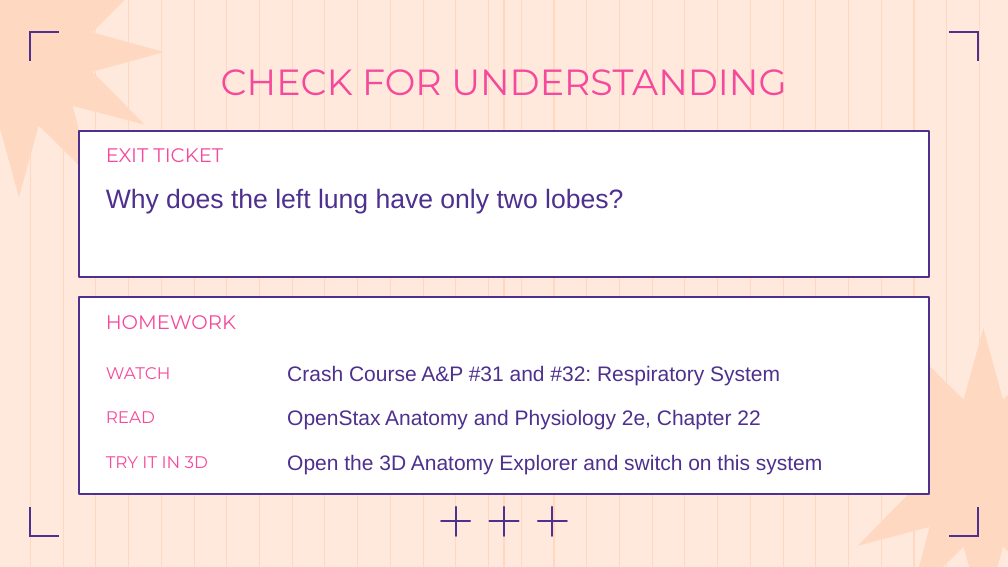
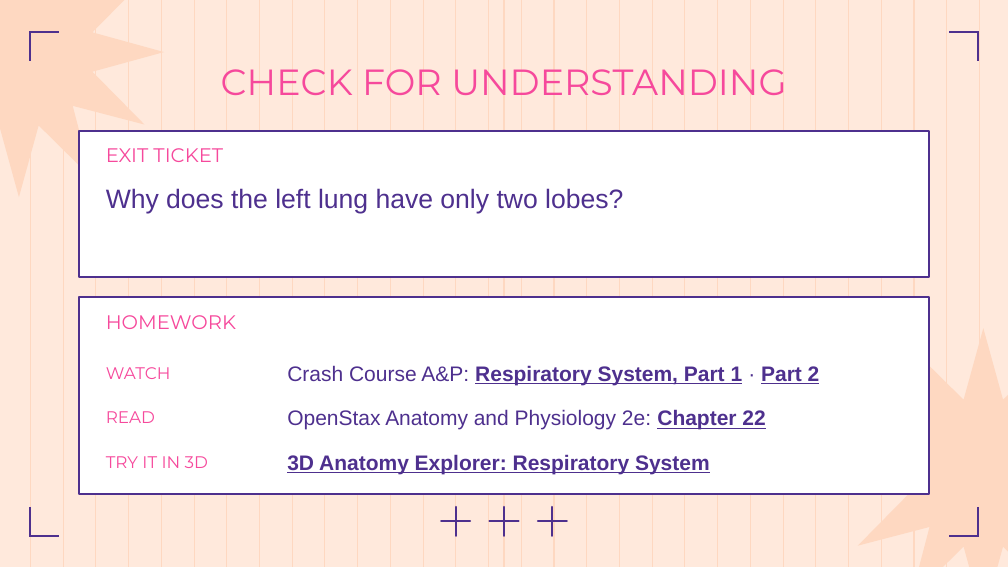
Before and after one commit to Ezkiel2004/Anthropotomy, a slide deck: slide 18 of docs/body-systems/respiratory-system.pptx (slide 17 before the commit). Drawn at 1008x567 pixels with LibreOffice and Linux fonts; fonts in the diff are those of the drawing. Boxes give left, top, right and bottom in pixels: in the first picture for what was removed or moved away, otherwise in the second. Text is boxed around its words. In the diff, an @@ line names an element or a change of style, - is before the commit and + after.

```diff
--- a/docs/body-systems/respiratory-system.pptx
+++ b/docs/body-systems/respiratory-system.pptx
@@ text at bbox=[287, 365, 820, 385]: text changed; bold on @@
-Crash Course A&P #31 and #32: Respiratory System
+Crash Course A&P: Respiratory System, Part 1 · Part 2
@@ text at bbox=[287, 409, 765, 430]: text changed @@
-OpenStax Anatomy and Physiology 2e, Chapter 22
+OpenStax Anatomy and Physiology 2e: Chapter 22
@@ text at bbox=[287, 454, 710, 474]: text changed; bold on @@
-Open the 3D Anatomy Explorer and switch on this system
+3D Anatomy Explorer: Respiratory System
```
Also in this commit, not shown: 5 other slides changed, 1 slide added, 10 other files.
